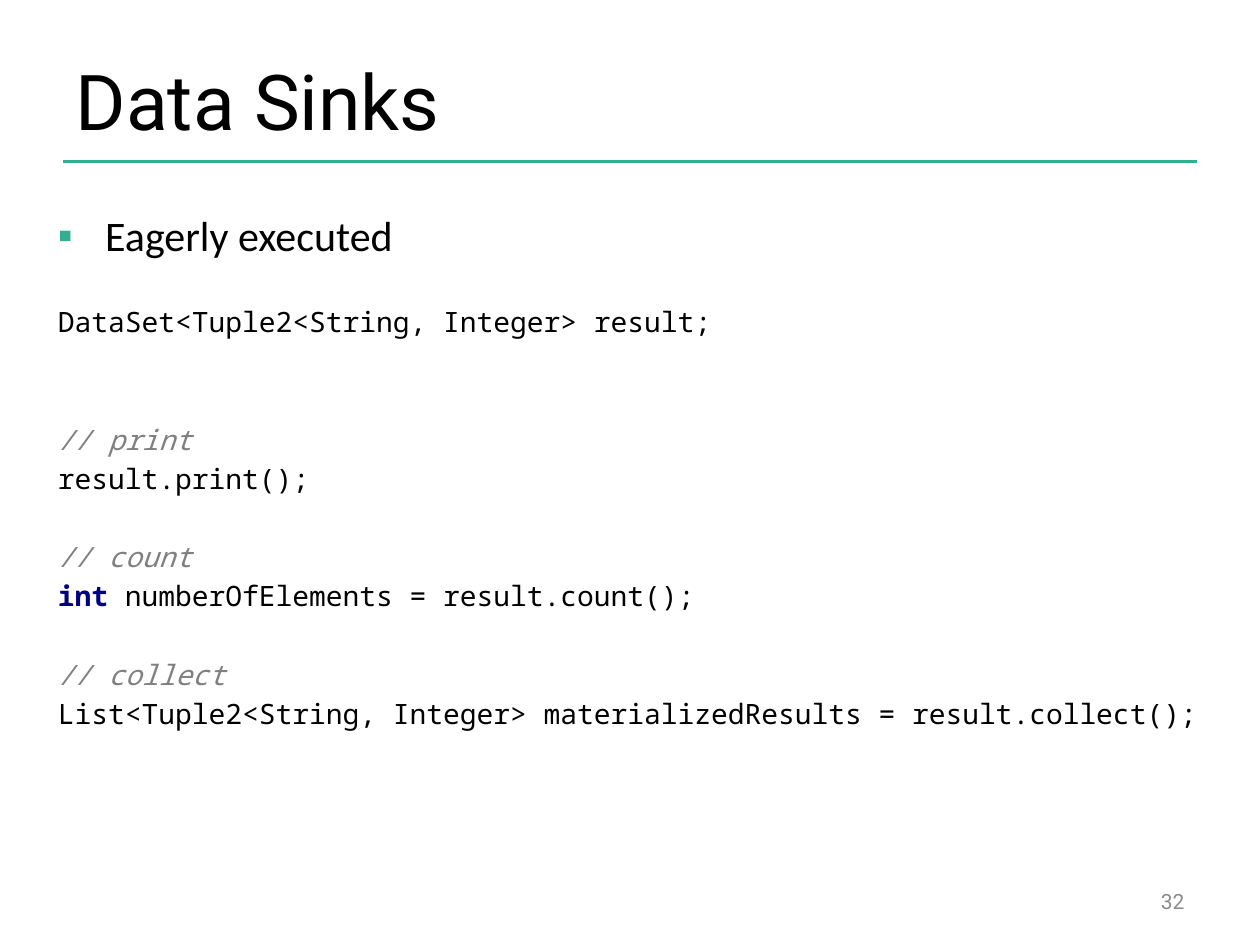
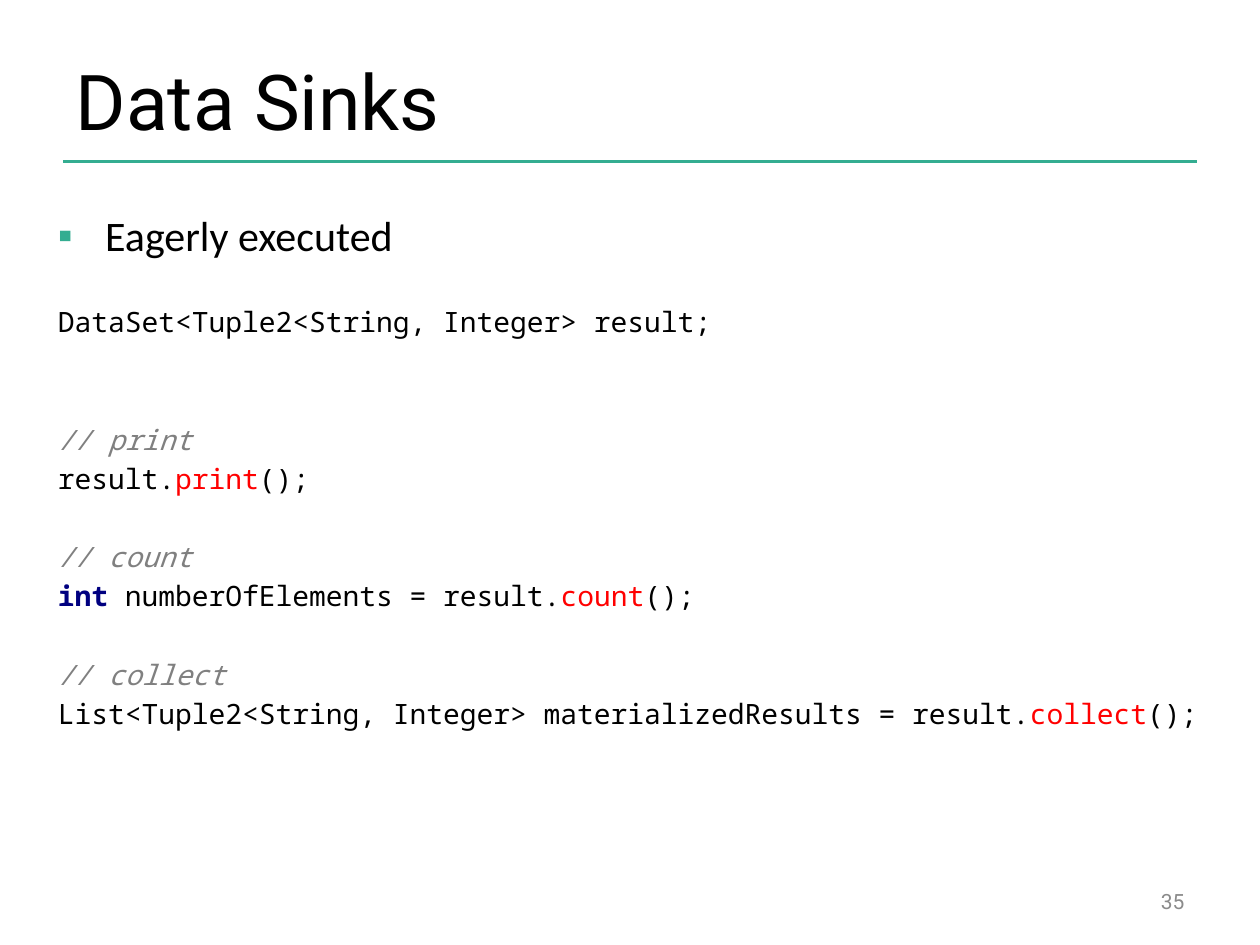
Before and after one commit to dataArtisans/flink-training-web, a slide deck: slide 35 of slides/flink_batch_basics.pptx (slide 32 before the commit). Drawn at 1260x945 pixels with LibreOffice and Linux fonts; fonts in the diff are those of the drawing; background and template pictures are left out. Boxes give left, top, right and bottom in pixels: in the first picture for what was removed or moved away, otherwise in the second. Text is boxed around its words. In the diff, an @@ line names an element or a change of style, - is before the commit and + after.

```diff
--- a/slides/flink_batch_basics.pptx
+++ b/slides/flink_batch_basics.pptx
@@ text at bbox=[58, 467, 1197, 731]: text colour #000000 to #FF0000 in "result.print();", "result.count();", "result.collect();" @@
@@ page number at bbox=[1161, 894, 1185, 909]: text changed @@
-32
+35
```
Also in this commit, not shown: 12 other slides changed, 8 slides added, 5 slides removed.
